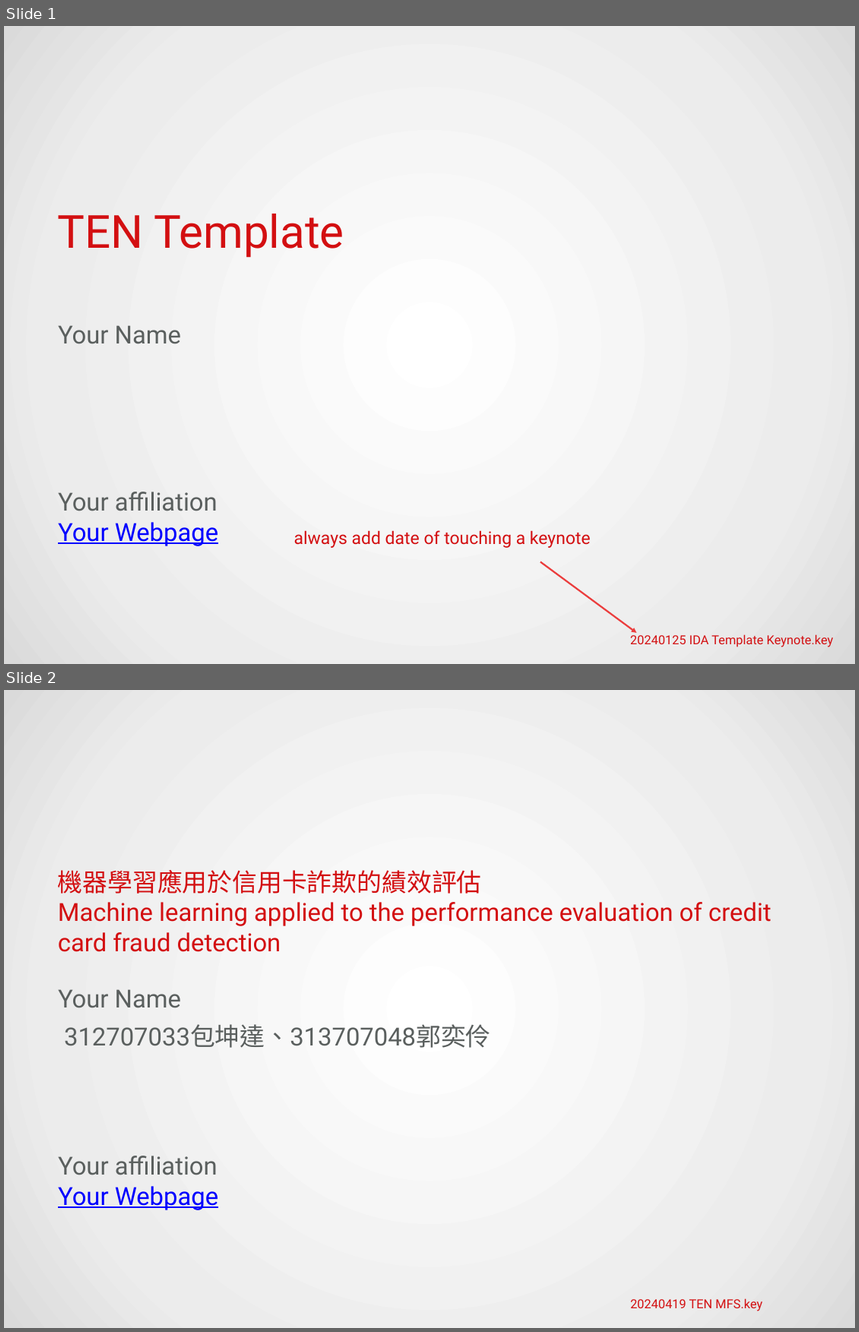
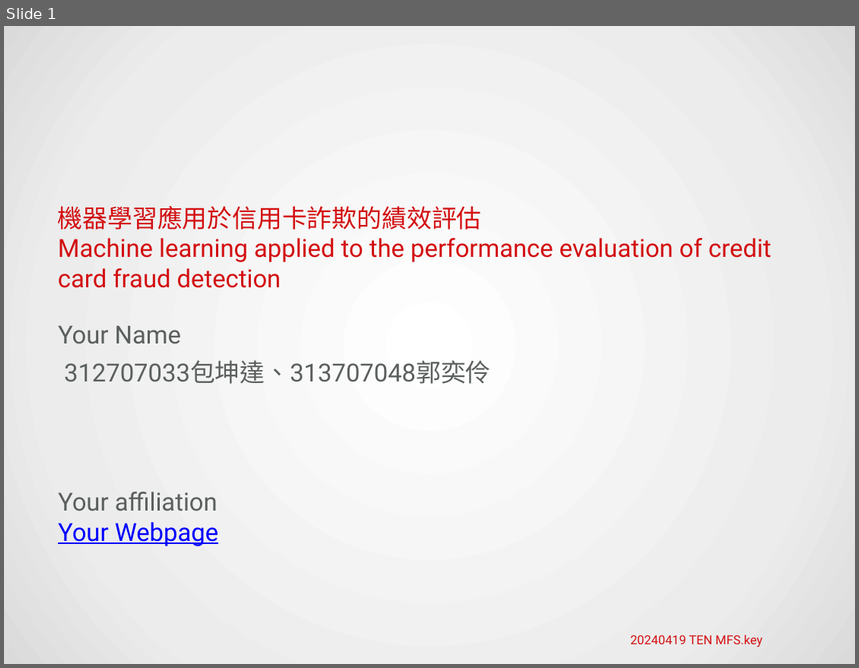
Before and after one commit to HWTeng-Teaching/202409-ML-FinTech, a slide deck: projects/5_機器學習應用於偵測信用卡詐欺的績效評估.pptx. Shown one above the other, each under a label of ours: slides 1 and 2 before the commit, slide 1 after it. The pictures are 859x1332 and 859x668 pixels, drawn with LibreOffice and Linux fonts; fonts in the diff are those of the drawing; background and template pictures are left out. Boxes give left, top, right and bottom in pixels: in the first picture for what was removed or moved away, otherwise in the second. Text is boxed around its words. In the diff, an @@ line names an element or a change of style, - is before the commit and + after.

```diff
--- a/projects/5_機器學習應用於偵測信用卡詐欺的績效評估.pptx
+++ b/projects/5_機器學習應用於偵測信用卡詐欺的績效評估.pptx
@@ slide 1 removed at (4,26,855,664), background gradient #FFFFFF to #ECECEC to #DADADA; not listed: 2 template elements that a slide beside it also shows @@
@@ text removed at (58,214,344,258) @@
-TEN Template
@@ text removed at (294,531,591,548) @@
-always add date of touching a keynote
@@ arrow removed from (541, 563) to (637, 633) @@
@@ text removed at (630,635,834,648) @@
-20240125 IDA Template Keynote.key
@@ what was slide 2 is now slide 1 @@
```
